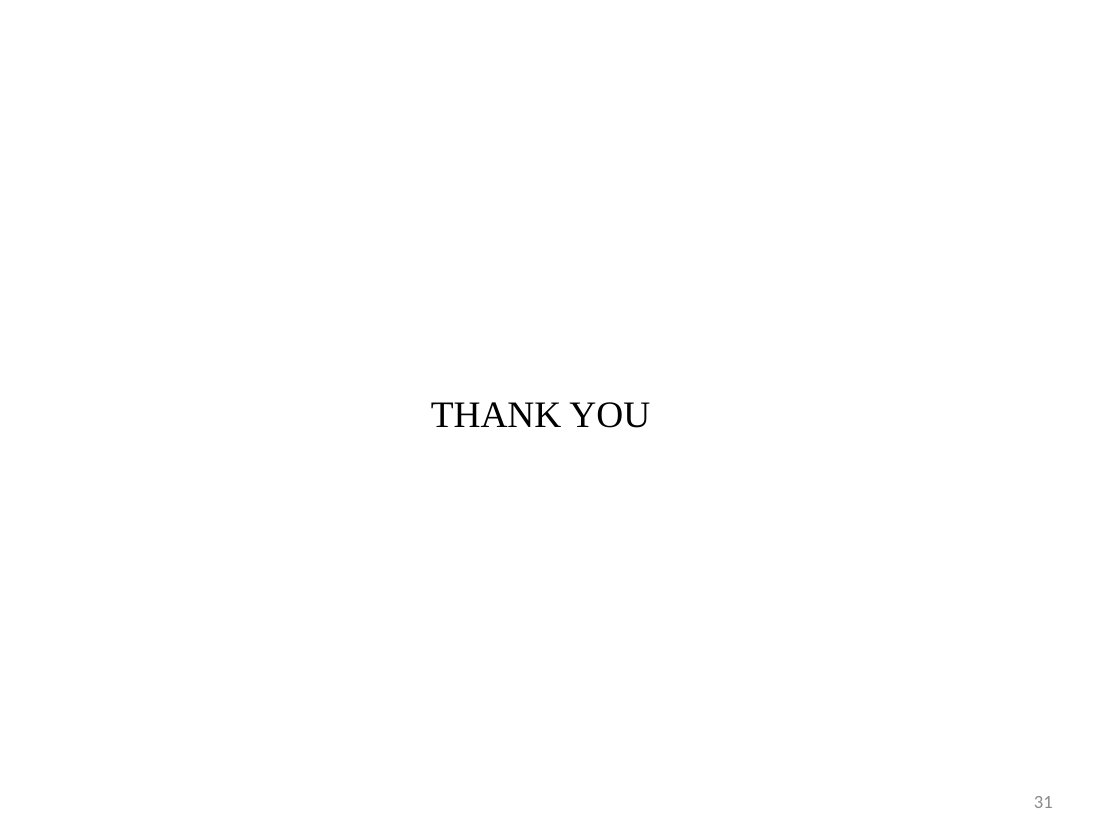
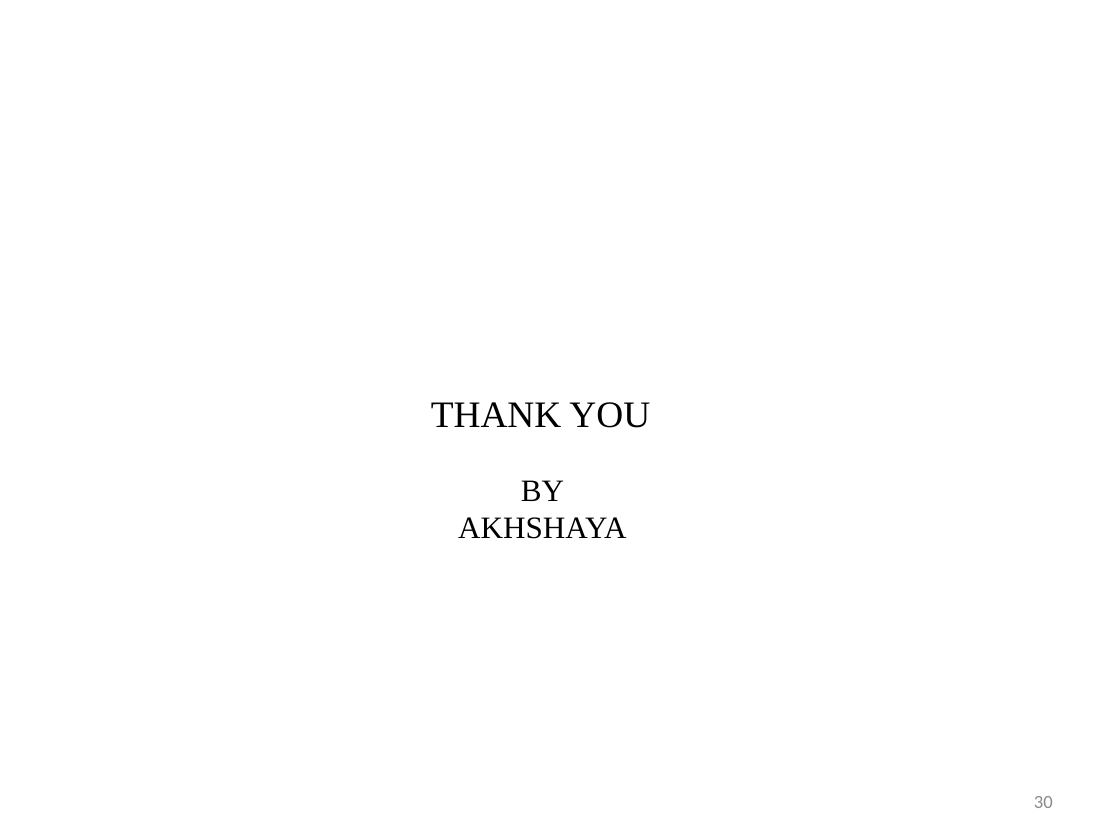
Before and after one commit to Akhshaya/H1b_Project, a slide deck: slide 30 of Bigdata PPT.pptx (slide 31 before the commit). Drawn at 1120x840 pixels with LibreOffice and Linux fonts; fonts in the diff are those of the drawing. Boxes give left, top, right and bottom in pixels: in the first picture for what was removed or moved away, otherwise in the second. Text is boxed around its words. In the diff, an @@ line names an element or a change of style, - is before the commit and + after.

```diff
--- a/Bigdata PPT.pptx
+++ b/Bigdata PPT.pptx
@@ text added at (458, 480, 626, 539), 20 pt, text #000000 @@
+BY
+AKHSHAYA
@@ page number at (1034, 796, 1053, 808): text changed @@
-31
+30
```
Also in this commit, not shown: 4 other slides changed, 1 slide removed, 7 other files.
